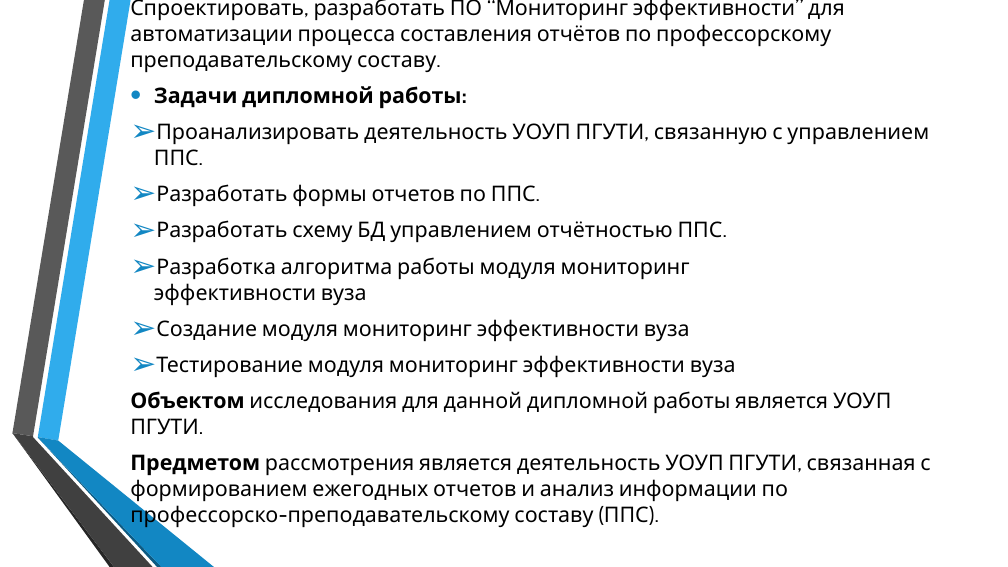
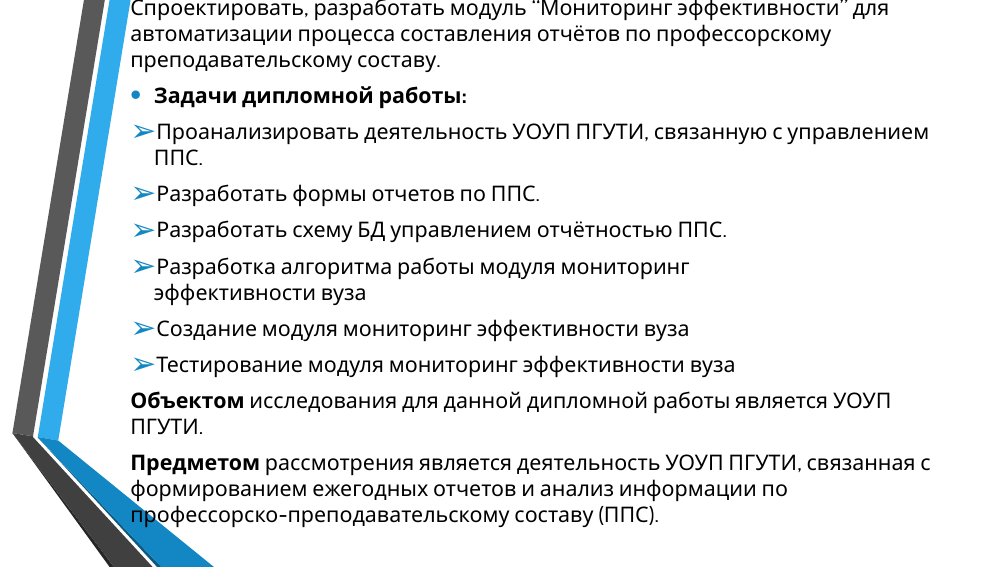
Before and after one commit to Kromnikov/diploma, a slide deck: slide 2 of Диплом/Диплом-Презентация.pptx. Drawn at 1008x567 pixels with LibreOffice and Linux fonts; fonts in the diff are those of the drawing. Boxes give left, top, right and bottom in pixels: in the first picture for what was removed or moved away, otherwise in the second. Text is boxed around its words. In the diff, an @@ line names an element or a change of style, - is before the commit and + after.

```diff
--- a/Диплом/Диплом-Презентация.pptx
+++ b/Диплом/Диплом-Презентация.pptx
@@ text at [130, 0, 890, 72]: text changed @@
-Спроектировать, разработать ПО “Мониторинг эффективности” для автоматизации процесса составления отчётов по профессорскому преподавательскому составу.
+Спроектировать, разработать модуль “Мониторинг эффективности” для автоматизации процесса составления отчётов по профессорскому преподавательскому составу.
```
Also in this commit, not shown: 1 other slide changed, 4 other files.
